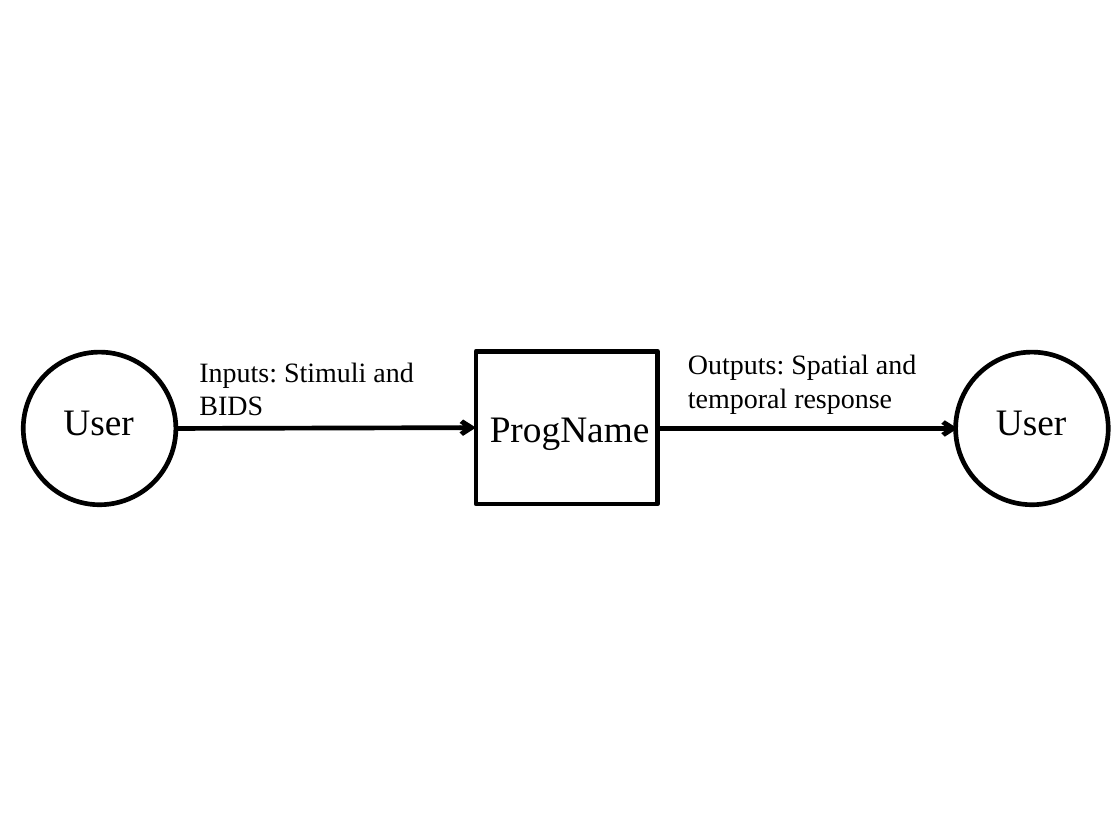
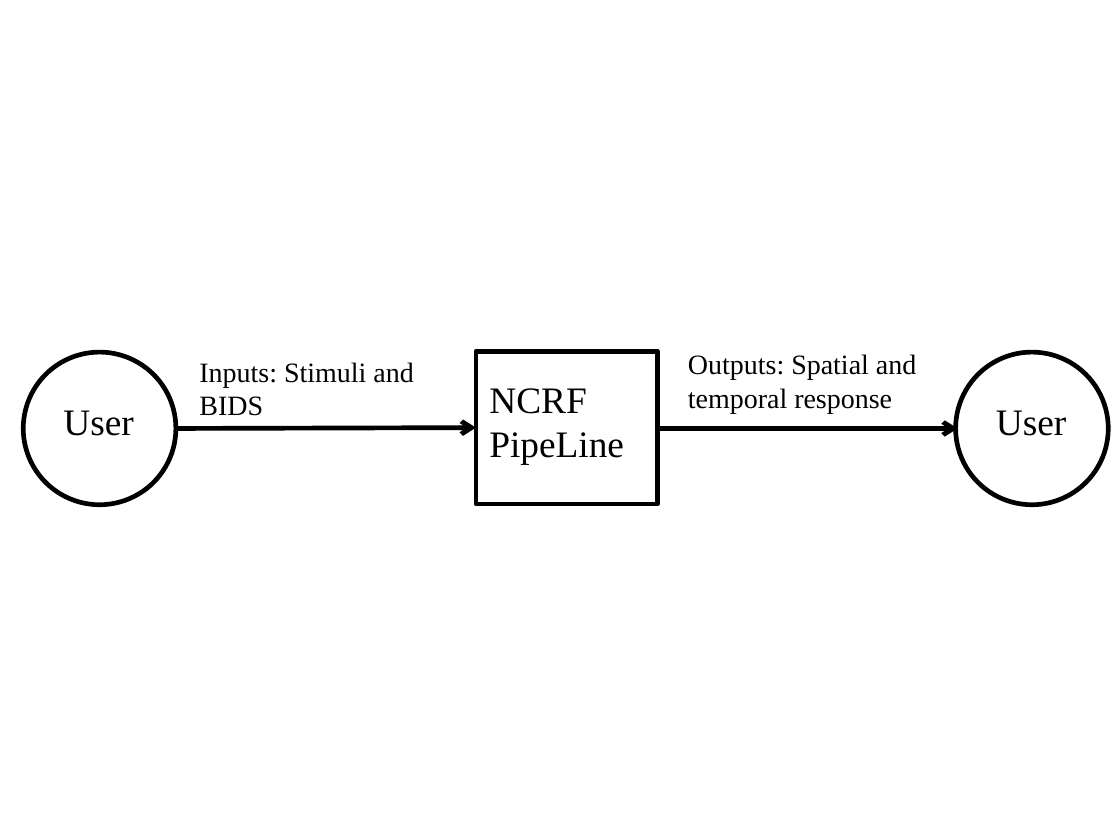
Before and after one commit to Daffodil404/yanyu_wu_cas741, a slide deck: slide 1 of docs/SRS/SystemContextFigure.pptx. Drawn at 1120x840 pixels with LibreOffice and Linux fonts; fonts in the diff are those of the drawing. Boxes give left, top, right and bottom in pixels: in the first picture for what was removed or moved away, otherwise in the second. Text is boxed around its words. In the diff, an @@ line names an element or a change of style, - is before the commit and + after.

```diff
--- a/docs/SRS/SystemContextFigure.pptx
+++ b/docs/SRS/SystemContextFigure.pptx
@@ text at [489,388,624,465]: text changed @@
-ProgName
+NCRF
+PipeLine
```
Also in this commit, not shown: 2 other files.
